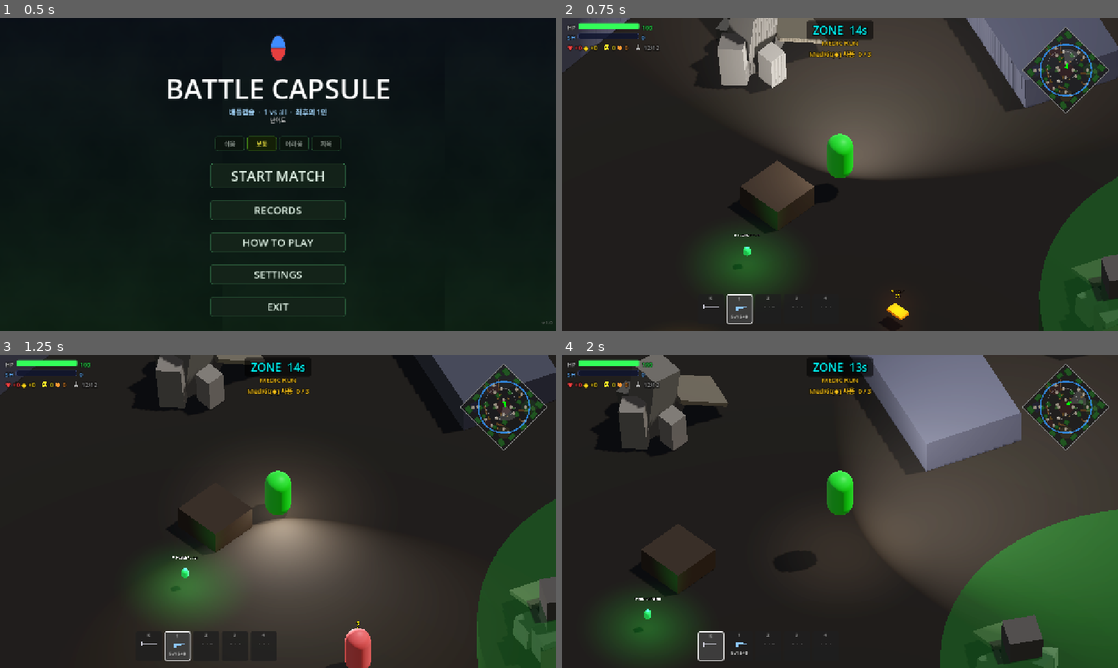
Above: before the commit, frames 1-4 (two rows, left to right).
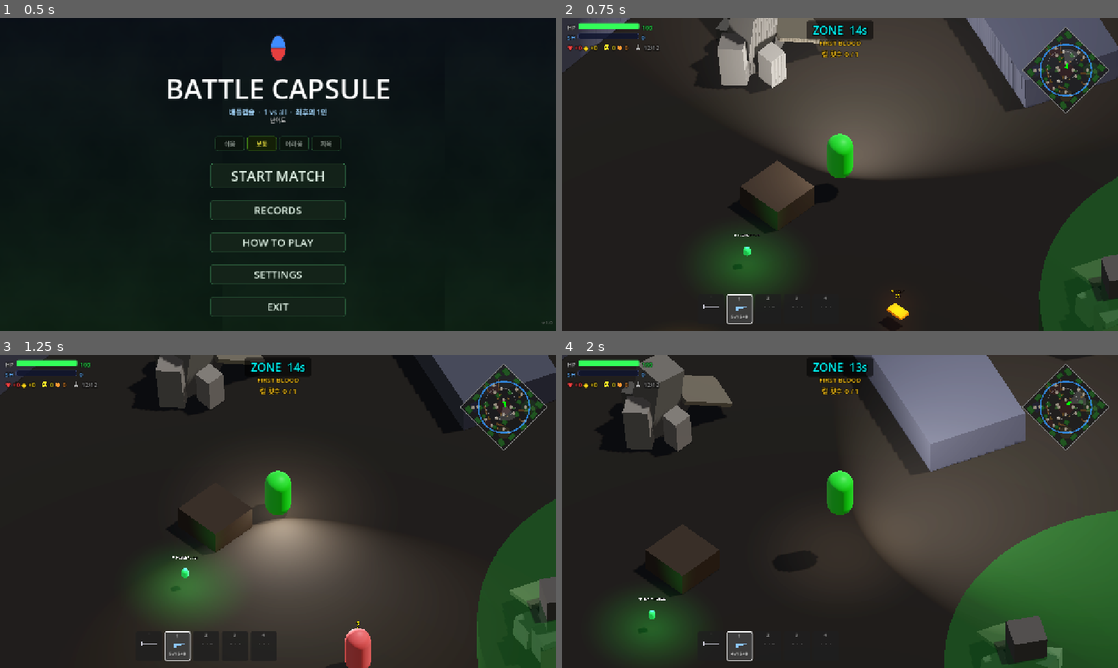
Above: after the commit, the same moments.

Repository: Kyulhee/battle-capsule
Game: Godot game, scene res://src/Main.tscn
Same seed, same stepped clock (60 frames per second), same inputs: the game is played once before the commit and once after it.
Inputs (mouse positions are in pixels of both pictures, inside the frame that each line leads up to):
- Up to frame 1 (0.5 s): no input
- Up to frame 2 (0.75 s): click "START MATCH" at 0.5 s
- Up to frame 3 (1.25 s): no input
- Up to frame 4 (2 s): tap Enter at 1.25 s; move the mouse to (962, 495) at 1.27 s; hold D (ui_right) from 1.28 s (still down); tap 0 at 1.35 s; click (962, 495) at 1.42 s; tap Space at 1.52 s

Frame 1 is identical in both runs. In frame 2, 0.3% of the frame differs, in the area x 26-56%, y 7-90%; in frame 3, 0.2%; in frame 4, 4.1%, in the area x 0-100%, y 0-100%.

Commit message:
feat: v1.4.5 — railgun rework, knockback, ONE SLOT RUN, pressure mission fixes
- Railgun: 50→95dmg, fire_rate 0.2→2.8, range 40→60, max_ammo 3→2, reserve 6→4
- Knockback impulse in Entity.take_damage (AR 4, railgun 8, knife 6, shotgun dist-based)
- ONE SLOT RUN mission: win with ≤1 gun slot, tracks peak slots via on_weapon_slot_used()
- Pressure mission timing: trigger moved after zone_wait_time update (deadline fix)
- _is_pressure_feasible(): filters kill missions when bot count too low
- Pressure HUD 3rd line: reward/penalty formatted text (✓ ... ✗ ...)
- Knife key K→backtick, MELEE_DAMAGE 20→14
- README: slot key K→`, railgun ammo 3/6→2/4

Co-Authored-By: Claude Sonnet 4.6 <noreply@anthropic.com>

Diff:
--- a/src/Main.gd
+++ b/src/Main.gd
@@ -628,8 +628,6 @@
 			if heal_ban_until_stage > 0 and zone_stage > heal_ban_until_stage:
 				heal_pickup_banned = false
 				heal_ban_until_stage = -1
-			if pressure_missions_enabled and not game_over:
-				_trigger_pressure_mission()
 			match zone_stage:
 				2: zone_wait_time = 20.0; zone_shrink_time = 15.0; zone_damage = 5.0
 				3: zone_wait_time = 15.0; zone_shrink_time = 12.0; zone_damage = 10.0
@@ -637,6 +635,9 @@
 			generate_next_zone()
 			is_shrinking = false
 			zone_timer = zone_wait_time
+			# Trigger after time values are updated so deadline = real next-cycle duration
+			if pressure_missions_enabled and not game_over:
+				_trigger_pressure_mission()
 			_zone_warning_played = false
 	if not is_shrinking and zone_timer <= 10.0 and not _zone_warning_played:
 		_zone_warning_played = true
@@ -1005,11 +1006,30 @@
 		pool = MissionTrackerScript.get_hell_pool()
 	else:
 		pool = MissionTrackerScript.get_hard_pool()
+	# Filter out missions that are impossible given current game state
+	var bot_alive = max(0, alive_count - 1)
+	pool = pool.filter(func(d): return _is_pressure_feasible(d, bot_alive))
 	if pool.is_empty(): return
 	var descriptor = pool[randi() % pool.size()]
 	mission_tracker.start_pressure(descriptor, zone_wait_time + zone_shrink_time)
 	if has_node("/root/Telemetry"):
 		get_node("/root/Telemetry").log_pressure_event("triggered", descriptor.get("id", ""))
+
+func _is_pressure_feasible(descriptor: Dictionary, bot_alive: int) -> bool:
+	for cond in descriptor.get("conditions", []):
+		var target: int = int(cond.get("target", 1))
+		match int(cond["type"]):
+			MissionTrackerScript.PressureCondition.KILL, \
+			MissionTrackerScript.PressureCondition.KILL_MELEE, \
+			MissionTrackerScript.PressureCondition.KILL_WHILE_ZONE_OUTSIDE, \
+			MissionTrackerScript.PressureCondition.KILL_LOW_HP:
+				if bot_alive < target: return false
+			MissionTrackerScript.PressureCondition.SURVIVE_DETECTED_SEC:
+				if bot_alive < 2: return false  # need 2+ bots to detect
+			MissionTrackerScript.PressureCondition.ZONE_OUTSIDE_SEC:
+				# At stage 3+ zone deals 10dmg/s — 10s outside = 100dmg, lethal
+				if zone_stage >= 3 and target >= 10: return false
+	return true
 
 func _process_pressure_mission(delta: float):
 	if not mission_tracker or not mission_tracker.pressure_active: return
--- a/src/core/MissionData.gd
+++ b/src/core/MissionData.gd
@@ -17,6 +17,7 @@
 	KILL_WHILE_DETECTED,    # 봇 2명 이상 감지 상태에서 킬 >= target_value
 	WIN_ON_DIFFICULTY,      # 승리 + difficulty == target_value
 	KILL_WITH_ALL_WEAPONS,  # pistol/ar/shotgun/railgun 각각 1킬 이상
+	WIN_ONE_SLOT,           # 승리 + 총기 슬롯 1개 이하만 사용
 }
 
 @export var id: String = ""
--- a/src/core/MissionTracker.gd
+++ b/src/core/MissionTracker.gd
@@ -16,6 +16,7 @@
 var _player_max_outside_sec: float = 0.0
 var _player_current_outside_sec: float = 0.0
 var _medkits_used: int = 0
+var _max_gun_slots_used: int = 0  # peak simultaneous gun slots (1-4) held at once
 
 # ── 압박 미션 조건 타입 ────────────────────────────────────────────────────
 enum PressureCondition {
@@ -327,7 +328,30 @@
 	var sec = int(ceil(pressure_deadline))
 	var progress = _get_pressure_progress_text()
 	var line2 = desc if progress == "" else "%s  [%s]" % [desc, progress]
-	return "⚡ %s  |  %ds\n%s" % [title, sec, line2]
+	var reward_txt = _format_pressure_effects(_active_pressure.get("reward", []))
+	var penalty_txt = _format_pressure_effects(_active_pressure.get("penalty", []))
+	return "⚡ %s  |  %ds\n%s\n✓ %s   ✗ %s" % [title, sec, line2, reward_txt, penalty_txt]
+
+func _format_pressure_effects(effects: Array) -> String:
+	var parts: Array = []
+	for eff in effects:
+		match int(eff["type"]):
+			PressureEffect.AMMO_REFILL:       parts.append("탄약 충전")
+			PressureEffect.AMMO_CLEAR:        parts.append("탄약 전소")
+			PressureEffect.AMMO_ACTIVE_CLEAR: parts.append("현 탄약 전소")
+			PressureEffect.HP_RESTORE:
+				if eff.get("full", false): parts.append("HP 풀회복")
+				else: parts.append("HP+%d" % int(eff.get("amount", 0)))
+			PressureEffect.HP_DAMAGE:
+				if eff.has("fraction"): parts.append("HP -%d%%" % int(eff["fraction"] * 100))
+				else: parts.append("HP-%d" % int(eff.get("amount", 0)))
+			PressureEffect.SHIELD_ADD:        parts.append("방어막+%d" % int(eff.get("amount", 0)))
+			PressureEffect.HEAL_ADD:          parts.append("힐+%d" % int(eff.get("count", 1)))
+			PressureEffect.HEAL_CLEAR:        parts.append("힐 전소")
+			PressureEffect.HEAL_PICKUP_BAN:   parts.append("힐픽업 금지")
+			PressureEffect.ALL_BOTS_DETECT:   parts.append("전봇 탐지")
+			PressureEffect.RAILGUN_UNLIMITED: parts.append("레일건 무제한")
+	return "  ".join(parts) if not parts.is_empty() else "없음"
 
 func _get_pressure_progress_text() -> String:
 	var conditions = _active_pressure.get("conditions", [])
@@ -360,6 +384,10 @@
 # ── 보너스 미션 훅 (기존 유지) ────────────────────────────────────────────
 func on_player_medkit_used():
 	_medkits_used += 1
+
+func on_weapon_slot_used(gun_slot_count: int):
+	if gun_slot_count > _max_gun_slots_used:
+		_max_gun_slots_used = gun_slot_count
 
 func on_player_fire(weapon_type: String):
 	if weapon_type != "pistol":
@@ -427,6 +455,8 @@
 			var wk: Dictionary = tel.metrics.combat.kills_by_weapon
 			return wk.get("pistol", 0) >= 1 and wk.get("ar", 0) >= 1 \
 				and wk.get("shotgun", 0) >= 1 and wk.get("railgun", 0) >= 1
+		MissionData.ConditionType.WIN_ONE_SLOT:
+			return won and _max_gun_slots_used <= 1
 	return false
 
 func get_hud_text(tel: Node) -> String:
@@ -493,6 +523,10 @@
 				if status != "": status += "   /   "
 				status += "✗ " + "  ".join(todo)
 			return "%s\n%s" % [m.title, status]
+		MissionData.ConditionType.WIN_ONE_SLOT:
+			if _max_gun_slots_used > 1:
+				return "%s\n✗ 총기 2종 이상 소지 — 실패 확정" % m.title
+			return "%s\n총기 슬롯 %d/1 사용 중 ✓" % [m.title, _max_gun_slots_used]
 	return m.title
 
 func get_early_fail_status(tel: Node) -> bool:
@@ -502,6 +536,8 @@
 			return _used_non_pistol
 		MissionData.ConditionType.SURVIVE_NO_KILLS:
 			return tel != null and tel.metrics.session.kills >= 1
+		MissionData.ConditionType.WIN_ONE_SLOT:
+			return _max_gun_slots_used > 1
 	return false
 
 # ── 배지 저장 ─────────────────────────────────────────────────────────────
@@ -635,4 +671,11 @@
 	m.target_value = 1; m.badge_label = "다굴"; m.badge_color = Color(0.9, 0.3, 0.2)
 	list.append(m)
 
+	m = MissionData.new()
+	m.id = "one_slot_run"; m.title = "ONE SLOT RUN"
+	m.description = "총기 슬롯 1개 이하만 사용하고 1등"
+	m.condition_type = MissionData.ConditionType.WIN_ONE_SLOT
+	m.score_bonus = 800; m.badge_label = "미니멀"; m.badge_color = Color(0.85, 0.85, 0.85)
+	list.append(m)
+
 	return list
--- a/src/core/super_weapon_stats.tres
+++ b/src/core/super_weapon_stats.tres
@@ -9,12 +9,12 @@
 friction = 10.0
 rotation_speed = 12.0
 max_health = 100.0
-attack_damage = 50.0
-fire_rate = 0.2
-attack_range = 40.0
+attack_damage = 95.0
+fire_rate = 2.8
+attack_range = 60.0
 vision_range = 40.0
 weapon_type = "railgun"
 pellet_count = 1
 current_ammo = 1
-max_ammo = 3
+max_ammo = 2
 heal_items = 0
--- a/src/entities/Entity.gd
+++ b/src/entities/Entity.gd
@@ -138,6 +138,19 @@
 		health_changed.emit(current_health, stats.max_health)
 	if has_node("/root/Telemetry"):
 		get_node("/root/Telemetry").log_damage(amount, source, weapon_type, dist)
+	# Knockback impulse (applied even when shielded — feel the hit)
+	if source_node and is_instance_valid(source_node) and source_node != self:
+		var kb := 0.0
+		match weapon_type:
+			"ar":      kb = 4.0
+			"railgun": kb = 8.0
+			"knife":   kb = 6.0
+			"shotgun": kb = 18.0 * max(0.0, 1.0 - min(dist if dist >= 0 else 0.0, 8.0) / 8.0)
+		if kb > 0.0:
+			var kb_dir = global_position - source_node.global_position
+			kb_dir.y = 0.0
+			if kb_dir.length() > 0.05:
+				velocity += kb_dir.normalized() * kb
 	flash_hit()
 	_spawn_damage_number(amount, source)
 	if current_health <= 0:
--- a/src/entities/player/Player.gd
+++ b/src/entities/player/Player.gd
@@ -41,7 +41,7 @@
 # ── Weapon Slot Inventory ────────────────────────────────────────────────
 # slot 0 = knife (melee, always available), slots 1-4 = ranged weapons
 const MELEE_RANGE: float = 1.8
-const MELEE_DAMAGE: float = 20.0
+const MELEE_DAMAGE: float = 14.0
 const MELEE_RATE: float = 0.55
 
 var _hp_bar:        ProgressBar  = null
@@ -247,7 +247,7 @@
 	slot_bar.position.x -= 165
 	slot_bar.add_theme_constant_override("separation", 6)
 
-	var slot_labels = ["K", "1", "2", "3", "4"]
+	var slot_labels = ["`", "1", "2", "3", "4"]
 	for i in range(5):
 		var panel = PanelContainer.new()
 		panel.custom_minimum_size = Vector2(60, 68)
@@ -308,7 +308,7 @@
 	if event is InputEventKey and event.pressed and not event.echo:
 		match event.keycode:
 			KEY_C: is_crouching = not is_crouching
-			KEY_0: switch_to_slot(0)
+			KEY_QUOTELEFT: switch_to_slot(0)
 			KEY_1: switch_to_slot(1)
 			KEY_2: switch_to_slot(2)
 			KEY_3: switch_to_slot(3)
@@ -697,6 +697,7 @@
 			slot_ammo[i] = wstats.current_ammo  # starts at 1/3 magazine (set in .tres)
 			slot_reserve[i] = 0
 			switch_to_slot(i)
+			_notify_gun_slot_count()
 			return true
 	# All slots full — replace active weapon slot
 	if active_slot >= 1:
@@ -704,8 +705,17 @@
 		slot_ammo[active_slot] = wstats.current_ammo
 		slot_reserve[active_slot] = 0
 		switch_to_slot(active_slot)
+		_notify_gun_slot_count()
 		return true
 	return false
+
+func _notify_gun_slot_count():
+	var count = 0
+	for i in range(1, 5):
+		if weapon_slots[i] != null: count += 1
+	var main = get_tree().root.get_node_or_null("Main")
+	if main and main.mission_tracker:
+		main.mission_tracker.on_weapon_slot_used(count)
 
 func receive_ammo(weapon_type: String, amount: int):
 	for i in range(1, 5):
@@ -771,7 +781,7 @@
 		"pistol":  return 30
 		"ar":      return 60
 		"shotgun": return 12
-		"railgun": return 6
+		"railgun": return 4
 		_:         return 30
 
 func _notify_mission_tracker_fire(weapon_type: String):
Not shown, changed: export_presets.cfg
Not shown, changed: CLAUDE.md
Not shown, changed: README.md
Not shown, changed: docs/DEVLOG.md
Not shown, changed: docs/MASTERPLAN.md
